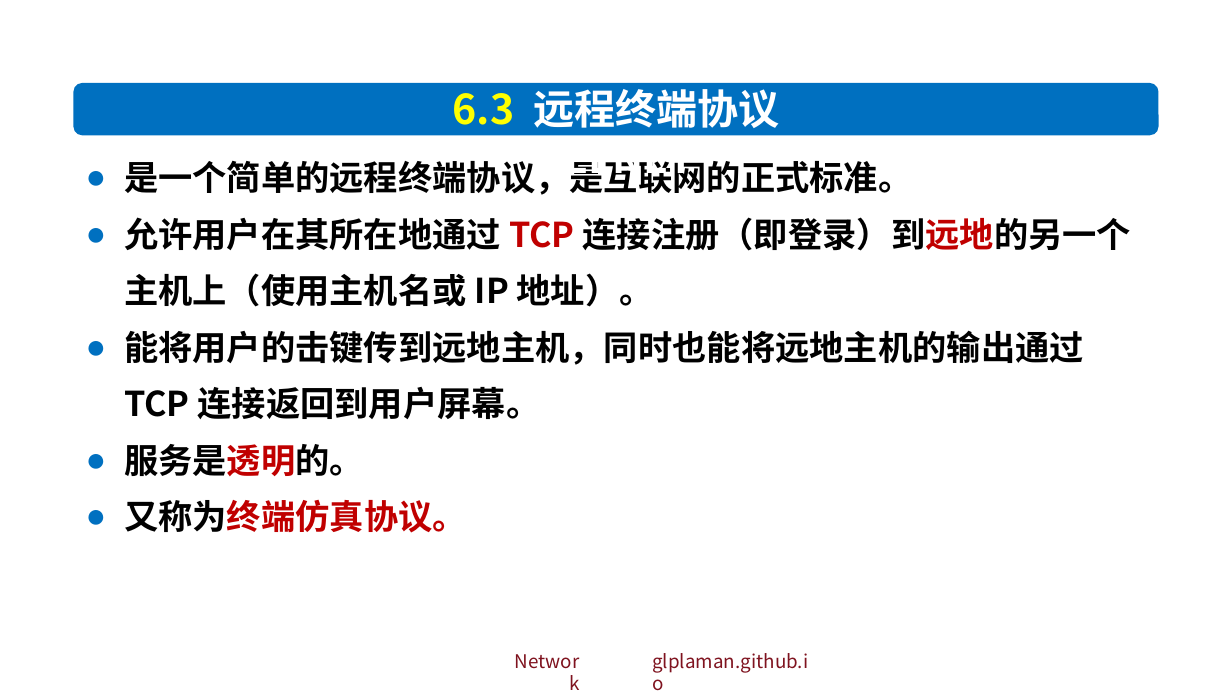
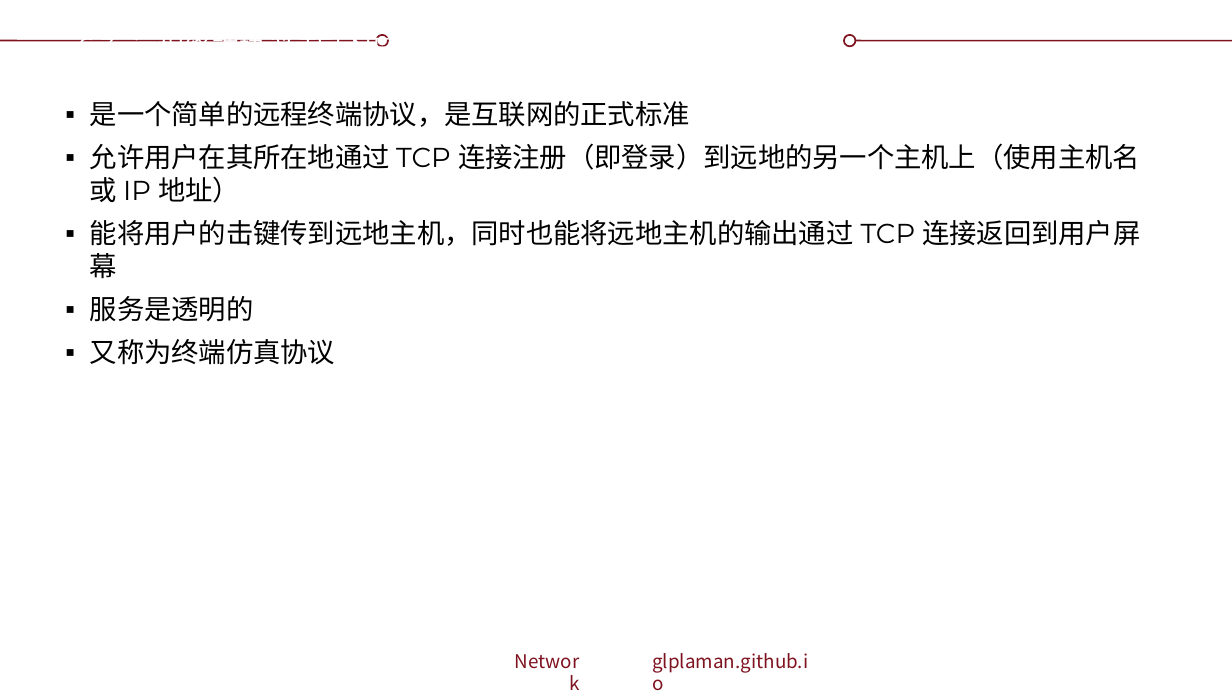
Before and after one commit to glplaman/glplaman.github.io, a slide deck: slide 49 of network/ppt/chap6.pptx (slide 48 before the commit). Drawn at 1232x693 pixels with LibreOffice and Linux fonts; fonts in the diff are those of the drawing; background and template pictures are left out. Boxes give left, top, right and bottom in pixels: in the first picture for what was removed or moved away, otherwise in the second. Text is boxed around its words. In the diff, an @@ line names an element or a change of style, - is before the commit and + after.

```diff
--- a/network/ppt/chap6.pptx
+++ b/network/ppt/chap6.pptx
@@ rectangle removed at (0, 0, 1232, 48) @@
@@ title "6.3 远程终端协议 TELNET": place and size @@
-title "6.3 远程终端协议 TELNET" at (453, 82, 779, 184)
+title "6.3 远程终端协议 TELNET" at (78, 34, 406, 47)
@@ title "6.3 远程终端协议 TELNET" at (78, 34, 406, 47): size 24 to 16 pt, font Noto Sans CJK SC to Montserrat, bold off; text colour #FFFF00 to #FFFFFF in "6.3"; alignment centre to left; vertical alignment top to middle @@
@@ ellipse added at (377, 34, 388, 46), fill #FFFFFF, outline #7F131F 1 pt @@
@@ ellipse added at (844, 34, 855, 46), fill #FFFFFF, outline #7F131F 1 pt @@
@@ rounded rectangle removed at (74, 83, 1159, 136) @@
@@ text at (90, 101, 1140, 365): text changed; size 20 to 16 pt; font Noto Sans CJK SC to Montserrat; bold off @@
-● 是一个简单的远程终端协议，是互联网的正式标准。
-● 允许用户在其所在地通过 TCP 连接注册（即登录）到远地的另一个主机上（使用主机名或 IP 地址）。
-● 能将用户的击键传到远地主机，同时也能将远地主机的输出通过 TCP 连接返回到用户屏幕。
-● 服务是透明的。
-● 又称为终端仿真协议。
+▪ 是一个简单的远程终端协议，是互联网的正式标准
+▪ 允许用户在其所在地通过 TCP 连接注册（即登录）到远地的另一个主机上（使用主机名或 IP 地址）
+▪ 能将用户的击键传到远地主机，同时也能将远地主机的输出通过 TCP 连接返回到用户屏幕
+▪ 服务是透明的
+▪ 又称为终端仿真协议
```
Also in this commit, not shown: 61 other slides changed, 2 slides added, 8 slides removed, 10 other files.
